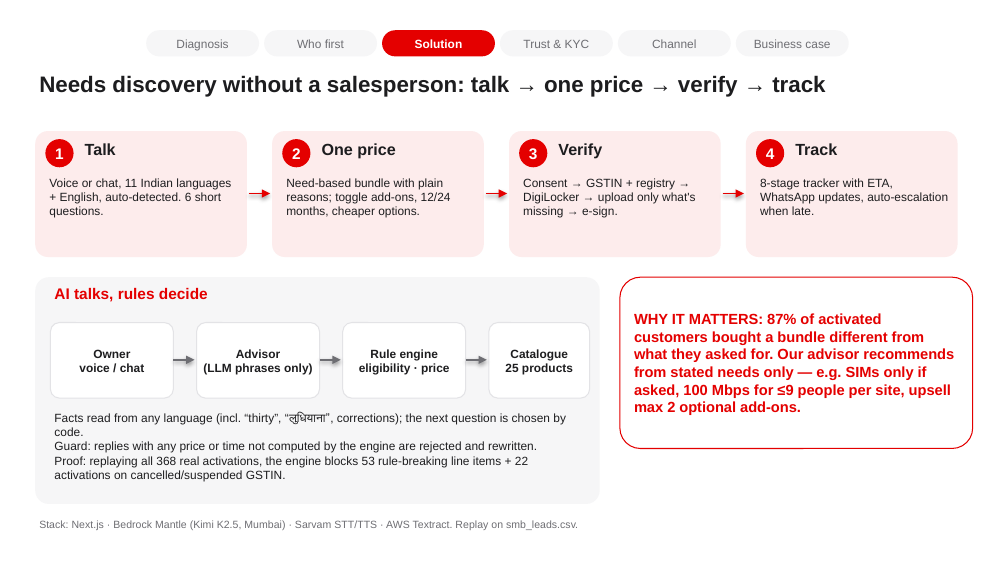
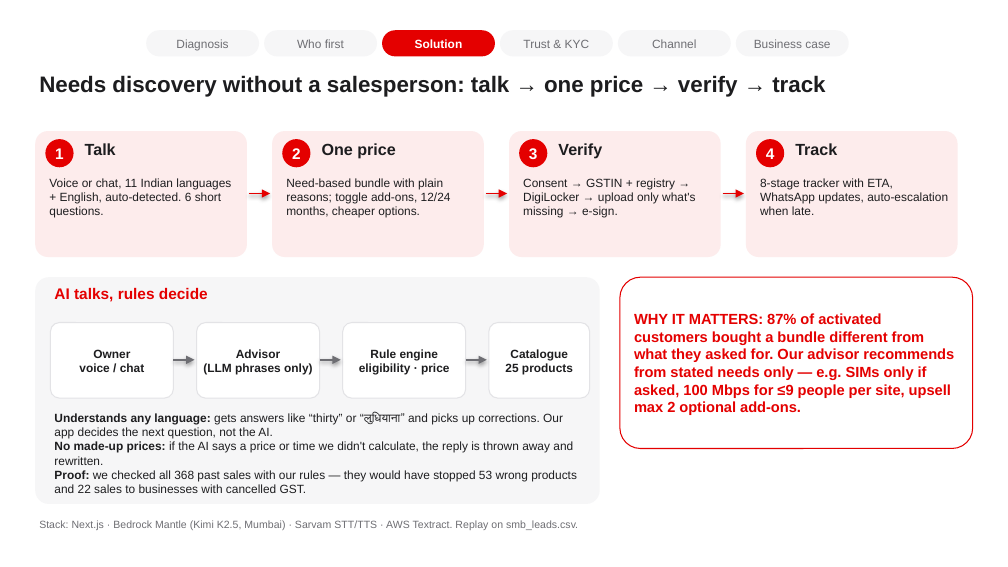
Before and after one commit to jntbatra/udyam-digital, a slide deck: slide 6 of docs/deck/Accel_UdyamDigital_TrackA.pptx. Drawn at 1008x567 pixels with LibreOffice and Linux fonts; fonts in the diff are those of the drawing; background and template pictures are left out. Boxes give left, top, right and bottom in pixels: in the first picture for what was removed or moved away, otherwise in the second. Text is boxed around its words. In the diff, an @@ line names an element or a change of style, - is before the commit and + after.

```diff
--- a/docs/deck/Accel_UdyamDigital_TrackA.pptx
+++ b/docs/deck/Accel_UdyamDigital_TrackA.pptx
@@ text at box(54, 412, 577, 493): text changed @@
-Facts read from any language (incl. “thirty”, “लुधियाना”, corrections); the next question is chosen by code.
-Guard: replies with any price or time not computed by the engine are rejected and rewritten.
-Proof: replaying all 368 real activations, the engine blocks 53 rule-breaking line items + 22 activations on cancelled/suspended GSTIN.
+Understands any language: gets answers like “thirty” or “लुधियाना” and picks up corrections. Our app decides the next question, not the AI.
+No made-up prices: if the AI says a price or time we didn't calculate, the reply is thrown away and rewritten.
+Proof: we checked all 368 past sales with our rules — they would have stopped 53 wrong products and 22 sales to businesses with cancelled GST.
```
Also in this commit, not shown: 2 other files.
